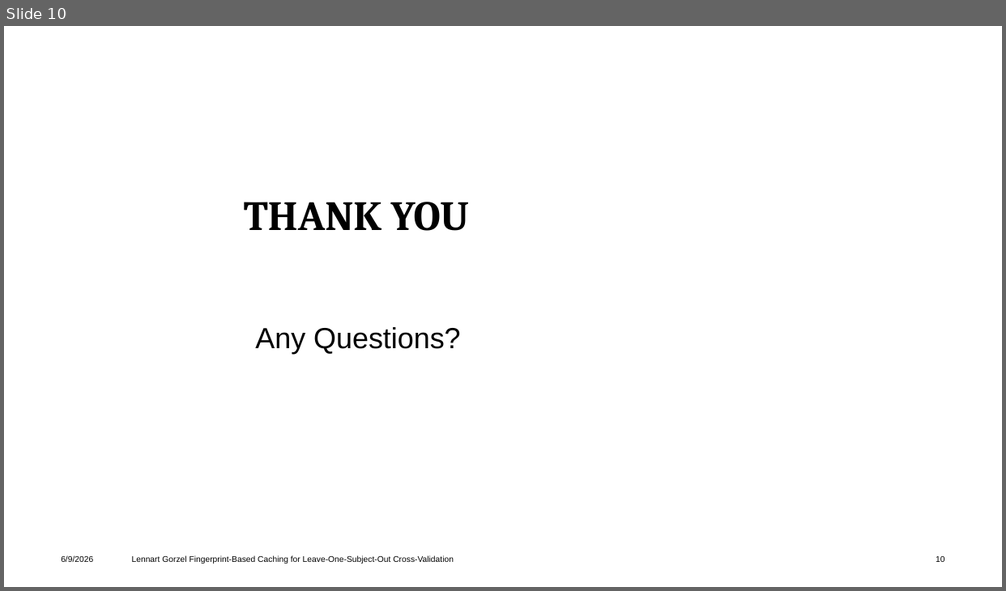
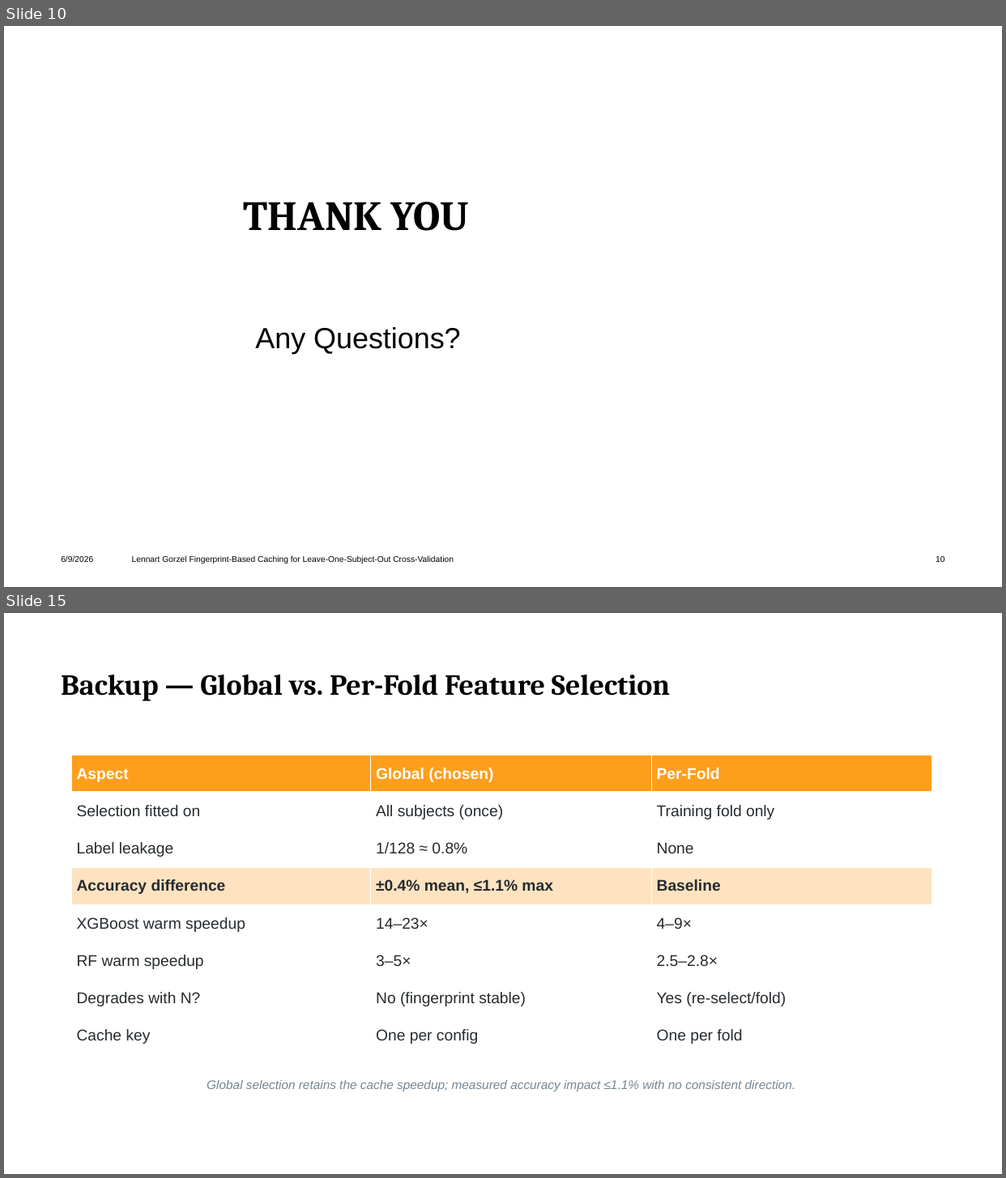
Before and after one commit to Horsti95/BachlorThesis, a slide deck: thesis/presentation/Thesis_Presentation_Gorzel.pptx. Shown one above the other, each under a label of ours: slide 10 before the commit, slides 10 and 15 after it; the slides between them are not shown. The pictures are 1006x591 and 1006x1178 pixels, drawn with LibreOffice and Linux fonts; fonts in the diff are those of the drawing; background and template pictures are left out. Boxes give left, top, right and bottom in pixels: in the first picture for what was removed or moved away, otherwise in the second. Text is boxed around its words. In the diff, an @@ line names an element or a change of style, - is before the commit and + after.

```diff
--- a/thesis/presentation/Thesis_Presentation_Gorzel.pptx
+++ b/thesis/presentation/Thesis_Presentation_Gorzel.pptx
@@ slide 15 added at <box>4,613,1002,1174</box>, background #FFFFFF @@
@@ title added at <box>61,675,670,701</box>, 28 pt, text #000000, bold @@
+Backup — Global vs. Per-Fold Feature Selection
@@ table added at <box>71,756,932,1054</box>, 8 rows, 3 columns @@
+Aspect | Global (chosen) | Per-Fold
+Selection fitted on | All subjects (once) | Training fold only
+Label leakage | 1/128 ≈ 0.8% | None
+Accuracy difference | ±0.4% mean, ≤1.1% max | Baseline
+XGBoost warm speedup | 14–23× | 4–9×
+RF warm speedup | 3–5× | 2.5–2.8×
+Degrades with N? | No (fingerprint stable) | Yes (re-select/fold)
+Cache key | One per config | One per fold
@@ text added at <box>206,1080,795,1092</box>, 12 pt, text #768692, italic @@
+Global selection retains the cache speedup; measured accuracy impact ≤1.1% with no consistent direction.
```
Also in this commit, not shown: 1 slide changed, 3 other slides added, 3 other files.
